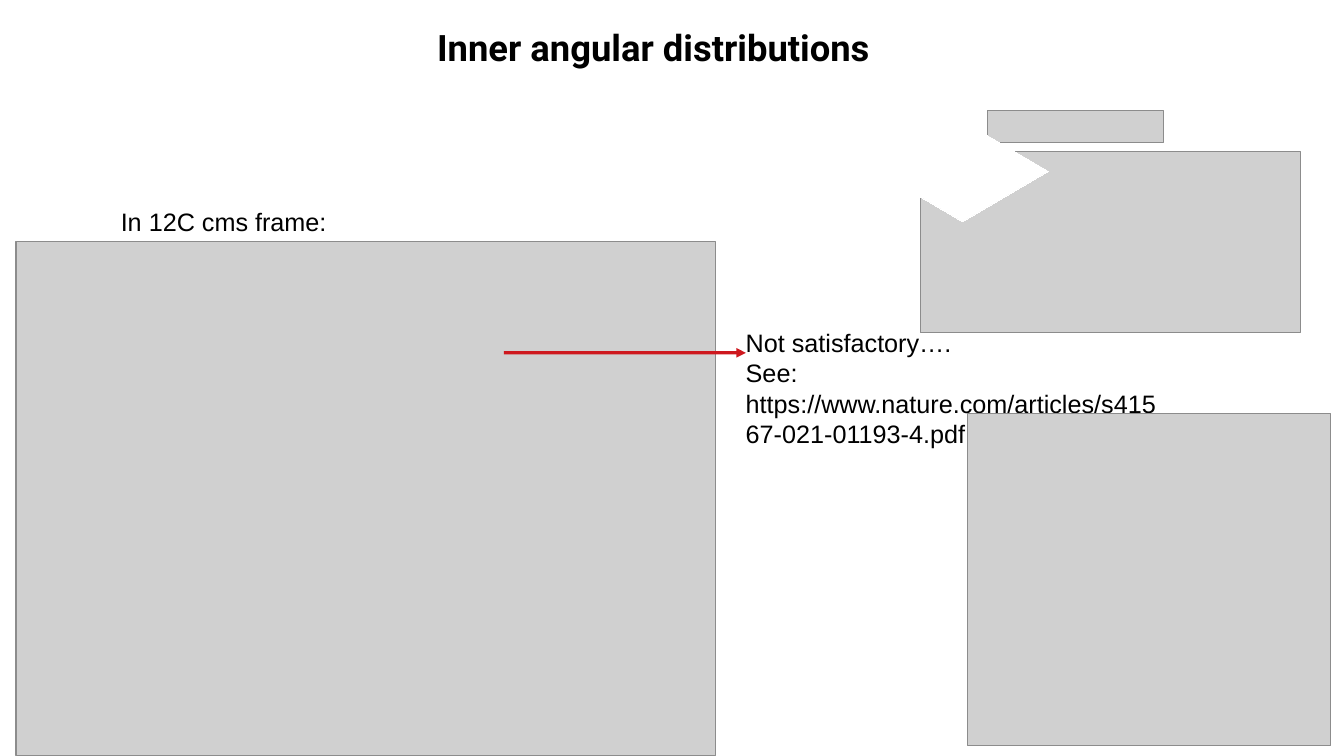
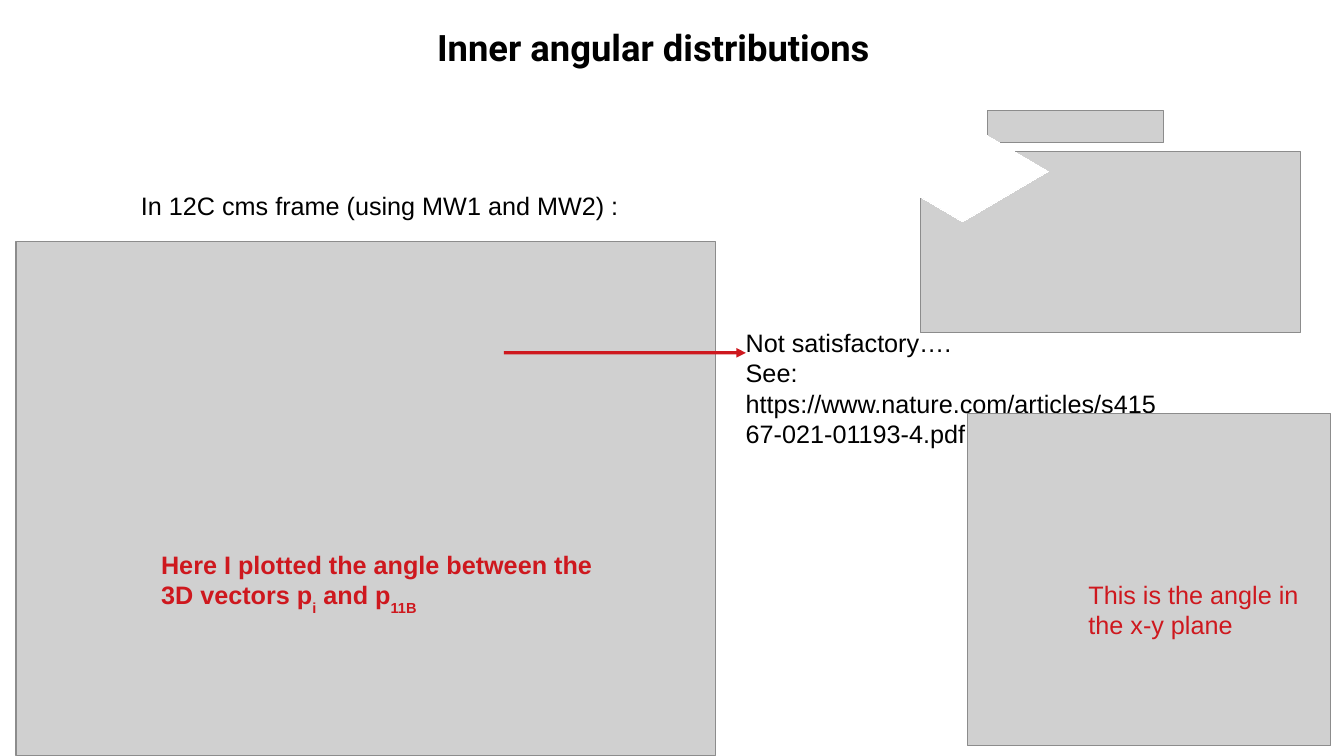
Before and after one commit to jenegger/2021_psi_pres, a slide deck: slide 18 of analysis.odp (slide 14 before the commit). Drawn at 1344x756 pixels with LibreOffice and Linux fonts; fonts in the diff are those of the drawing; grey boxes stand for pictures; background and template pictures are left out. Boxes give left, top, right and bottom in pixels: in the first picture for what was removed or moved away, otherwise in the second. Text is boxed around its words. In the diff, an @@ line names an element or a change of style, - is before the commit and + after.

```diff
--- a/analysis.odp
+++ b/analysis.odp
@@ text at (141,196,604,221): text changed @@
-In 12C cms frame:
+In 12C cms frame (using MW1 and MW2) :
@@ text added at (161,555,592,605), 18 pt, text #CE181E, bold @@
+Here I plotted the angle between the 3D vectors pi and p11B
@@ text added at (1088,585,1299,640), 18 pt, text #CE181E @@
+This is the angle in the x-y plane
```
Also in this commit, not shown: 3 other slides changed, 7 slides added, 9 other files.
